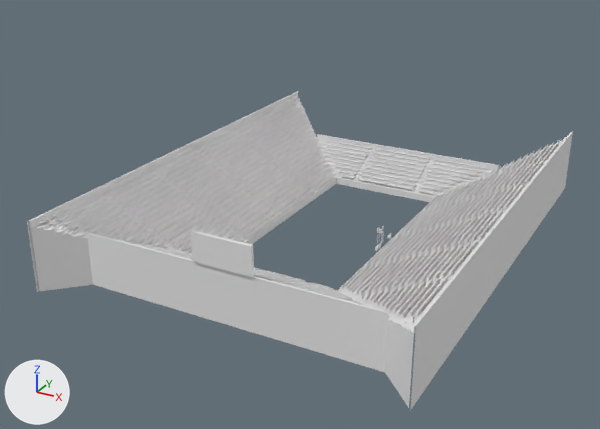
One commit to the FBX model Assets/TennisSim/Art/Stadium/Stadium.fbx: the scene before it, then after it.
The view is the same before and after, from a camera (50 mm lens) standing at (50.7, -103.6, 53.5) and looking at (-3.1, -5.7, 4.6). Every picture has the same lights, and +X, +Y and +Z are marked at lower left. The older version comes first. Vertices at exactly the same position are counted once.

In view in the first picture: 'Scoreboard_Frame', 'Seats_Blue', 'Seats_White', 'Stadium_Boards', 'Stadium_Concrete', 'Stadium_Facade', 'Stadium_Railing', 'Stadium_Steps' and 3 more.
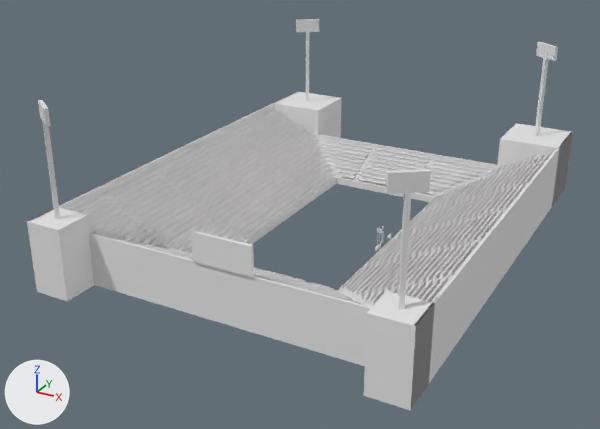
What differs and where, as boxes [x1, y1, x2, y2] in the pictures (600 x 429 px):
'Stadium_Facade', reshaped
    before: [27, 132, 573, 410]
    after: [27, 98, 573, 410]
'Stadium_Railing', reshaped
    before: [29, 91, 572, 333]
    after: [27, 91, 572, 326]
'Floodlight_Metal', added
    after: [38, 19, 558, 309]
'Floodlight_Lamp', added
    after: [297, 21, 555, 60]
part 1 of me_seats_blue, deleted
    before: [38, 95, 566, 323]
part 2 of me_seats_blue, deleted
    before: [272, 105, 312, 134]
part 3 of me_seats_blue, deleted
    before: [503, 149, 557, 167]
part 4 of me_stadium_railing, added
    after: [273, 92, 340, 110]
part 5 of me_stadium_railing, added
    after: [27, 208, 87, 230]
part 6 of me_stadium_railing, added
    after: [367, 291, 433, 326]
part 7 of me_stadium_railing, added
    after: [500, 123, 572, 148]
part 8 of me_stadium_facade, added
    after: [27, 98, 573, 410]

Patch to the scene script:
```diff
--- a/Assets/TennisSim/Art/Stadium/Stadium.fbx.py
+++ b/Assets/TennisSim/Art/Stadium/Stadium.fbx.py
@@ me_stadium_facade @@
-me_stadium_facade.from_pydata(...)  # 122 vertices, 38 faces; spans x -26.4..26.4, y -35.5..35.5, z 0.0..10.2
+me_stadium_facade.from_pydata(...)  # 142 vertices, 54 faces; spans x -26.4..26.4, y -35.5..35.5, z 0.0..10.2
+# me_stadium_facade part 8
+# 20 vertices are added at x -26.4..26.4, y -35.5..35.5, z 0.0..10.2
+# 16 new faces join them
 me_stadium_facade.materials.append(mat_stadium_facade)
@@ me_stadium_railing @@
 # verts and faces of me_stadium_railing; kept vertices keep their numbers, new ones are numbered from 24
-me_stadium_railing.from_pydata(...)  # 24 vertices, 8 faces; spans x -26.4..26.4, y -35.5..35.5, z 4.5..10.2
+me_stadium_railing.from_pydata(...)  # 36 vertices, 12 faces; spans x -26.4..26.4, y -35.5..35.5, z 4.5..10.2
+# me_stadium_railing part 4
+verts[30] = (-16.8, 35.5, 10.2)  # pixel (341, 97)
+verts[31] = (-26.4, 25.9, 10.2)  # pixel (272, 103)
+verts[32] = (-16.8, 25.9, 10.2)  # pixel (318, 110)
+faces += [(4, 31, 32, 30)]
+# me_stadium_railing part 5
+verts[24] = (-21.0, -30.2, 10.2)  # pixel (87, 214)
+verts[25] = (-26.4, -30.2, 10.2)
+verts[26] = (-21.0, -35.5, 10.2)  # pixel (58, 229)
+faces += [(5, 26, 24, 25)]
+# me_stadium_railing part 6
+verts[27] = (26.4, -30.2, 10.2)  # pixel (434, 302)
+verts[28] = (21.0, -30.2, 10.2)  # pixel (387, 290)
+verts[29] = (21.0, -35.5, 10.2)  # pixel (366, 313)
+faces += [(10, 27, 28, 29)]
+# me_stadium_railing part 7
+verts[33] = (16.8, 35.5, 10.2)  # pixel (516, 123)
+verts[34] = (16.8, 25.9, 10.2)  # pixel (500, 138)
+verts[35] = (26.4, 25.9, 10.2)  # pixel (559, 148)
+faces += [(11, 33, 34, 35)]
 me_stadium_railing.materials.append(mat_stadium_railing)
@@ me_seats_blue @@
-me_seats_blue.from_pydata(...)  # 62496 vertices, 22320 faces; spans x -26.0..26.0, y -34.0..34.0, z 1.5..10.0
+me_seats_blue.from_pydata(...)  # 59584 vertices, 21280 faces; spans x -26.0..26.0, y -30.1..25.8, z 1.5..10.0
+# me_seats_blue part 1: 376 loose pieces with 2632 vertices, spanning x -26.0..26.0, y -34.0..34.0, z 5.7..10.0, are deleted
+# me_seats_blue part 2: 140 vertices removed from x -26.0..-17.9, y 25.5..26.0, z 5.7..10.0
+# me_seats_blue part 3: 140 vertices removed from x 17.9..26.0, y 25.5..26.0, z 5.7..10.0
 me_seats_blue.materials.append(mat_seats_blue)
@@ me_floodlight_lamp @@
+me_floodlight_lamp.from_pydata([(-25.1, -31.5, 25.1), (-22.0, -33.8, 25.1), (-22.0, -33.8, 23.2), (-25.1, -31.5, 23.2), (22.0, -33.8, 25.1), (25.1, -31.5, 25.1), (25.1, -31.5, 23.2), (22.0, -33.8, 23.2), (-19.8, 31.6, 25.1), (-23.0, 29.4, 25.1), (-23.0, 29.4, 23.2), (-19.8, 31.6, 23.2), (23.0, 29.4, 25.1), (19.8, 31.6, 25.1), (19.8, 31.6, 23.2), (23.0, 29.4, 23.2)], [], [(0, 1, 2, 3), (4, 5, 6, 7), (8, 9, 10, 11), (12, 13, 14, 15)])
+me_floodlight_lamp.materials.append(mat_floodlight_lamp)  # white #e7e7e7
@@ ob_floodlight_metal @@
+ob_floodlight_metal = bpy.data.objects.new('Floodlight_Metal', me_floodlight_metal)  # 64 vertices, 40 faces; spans x -25.6..25.6, y -34.3..32.2, z 10.2..25.3; in mat_floodlight_metal (white #e7e7e7)
+ob_floodlight_metal.location = (0.0, 0.0, 0.0)
@@ ob_floodlight_lamp @@
+ob_floodlight_lamp = bpy.data.objects.new('Floodlight_Lamp', me_floodlight_lamp)
+ob_floodlight_lamp.location = (0.0, 0.0, 0.0)
```
